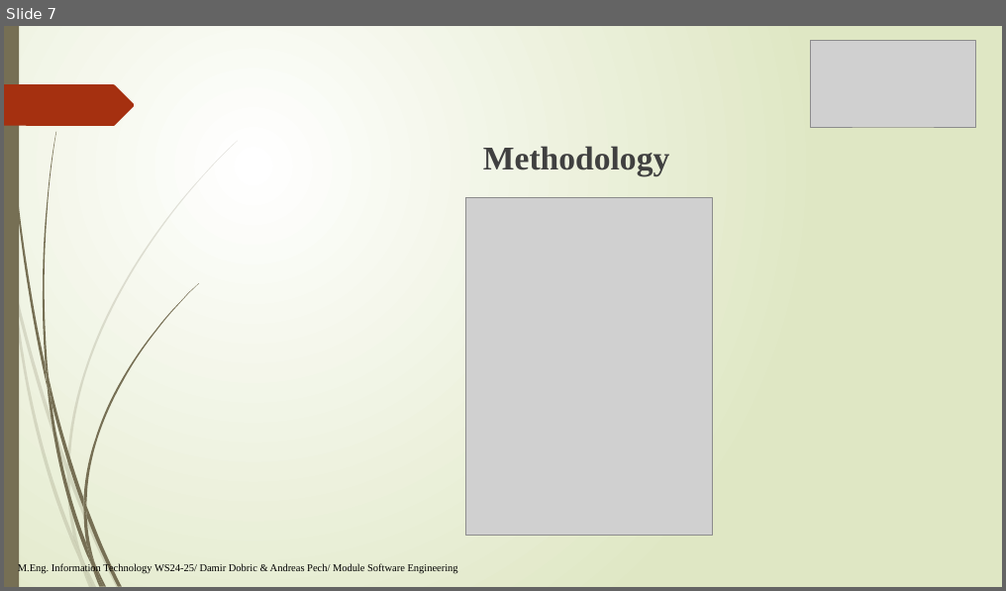
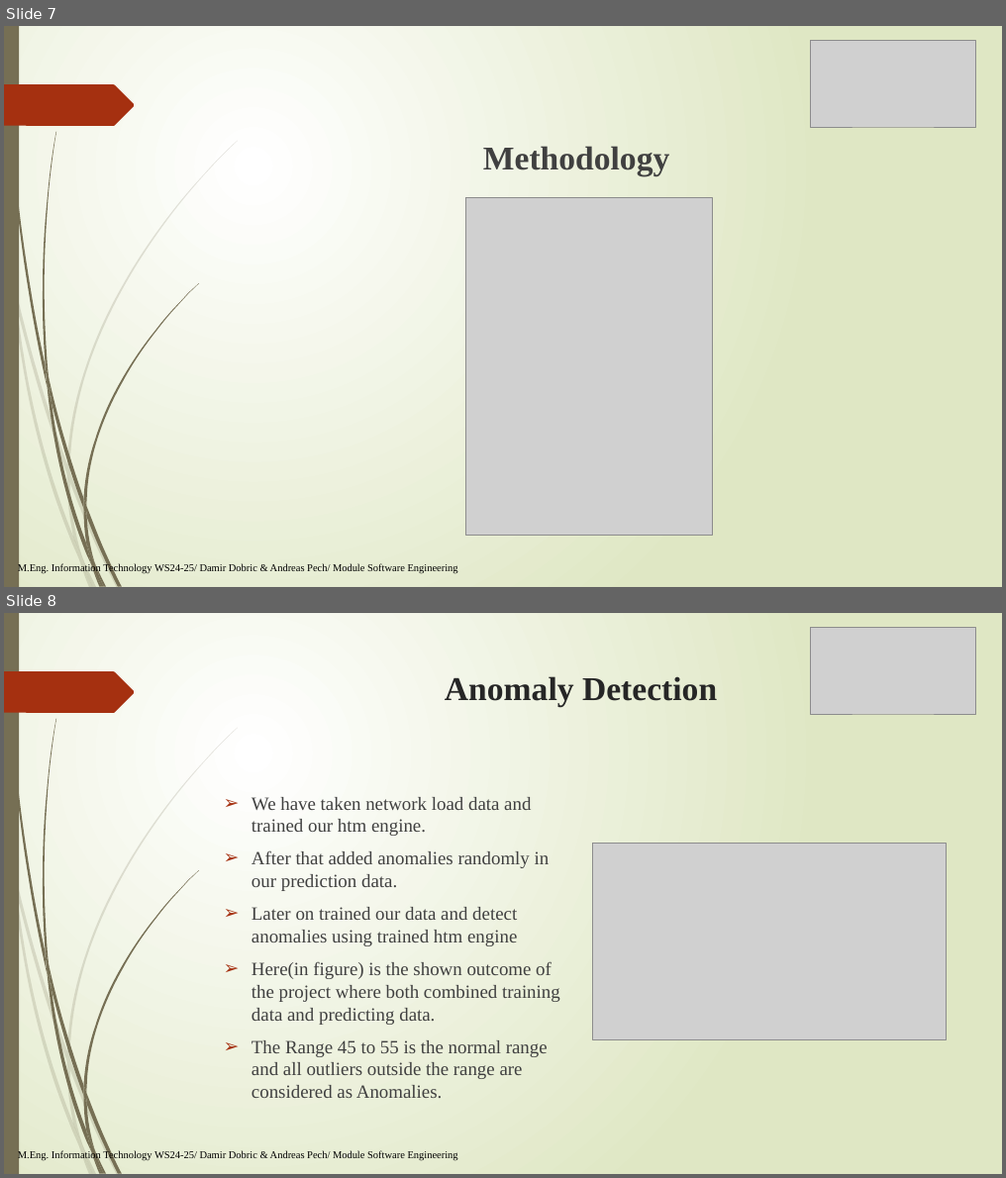
Before and after one commit to sohelranalive/neocortexapi-CodeHive, a slide deck: source/MySEProject/Documentation/PresentationFile_CodeHive.pptx. Shown one above the other, each under a label of ours: slide 7 before the commit, slides 7 and 8 after it. The pictures are 1006x591 and 1006x1178 pixels, drawn with LibreOffice and Linux fonts; fonts in the diff are those of the drawing; grey boxes stand for pictures. Boxes give left, top, right and bottom in pixels: in the first picture for what was removed or moved away, otherwise in the second. Text is boxed around its words. In the diff, an @@ line names an element or a change of style, - is before the commit and + after.

```diff
--- a/source/MySEProject/Documentation/PresentationFile_CodeHive.pptx
+++ b/source/MySEProject/Documentation/PresentationFile_CodeHive.pptx
@@ slide 8 added at box(4, 613, 1002, 1174), background gradient #FFFFFF to #DFE8C4; not listed: 24 template elements that a slide beside it also shows @@
@@ picture added at box(811, 627, 976, 714) @@
@@ title added at box(445, 676, 717, 707), 32 pt, text #262626, bold @@
+Anomaly Detection
@@ text added at box(252, 797, 560, 1098), 18 pt, text #404040 @@
+➢ We have taken network load data and trained our htm engine.
+➢ After that added anomalies randomly in our prediction data.
+➢ Later on trained our data and detect anomalies using trained htm engine
+➢ Here(in figure) is the shown outcome of the project where both combined training data and predicting data.
+➢ The Range 45 to 55 is the normal range and all outliers outside the range are considered as Anomalies.
@@ picture added at box(592, 844, 945, 1040) @@
@@ text added at box(18, 1152, 458, 1162), 10 pt, text #000000 @@
+M.Eng. Information Technology WS24-25/ Damir Dobric & Andreas Pech/ Module Software Engineering
```
Also in this commit, not shown: 3 slides changed, 6 other slides added.
